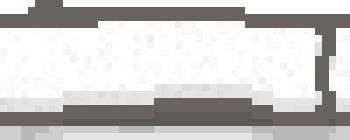
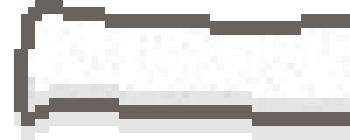
Layers edited between the first and the second 350 × 140 image:
hid "Right" (1st of 3) over [0, 7, 336, 140]
hid "Middle" (1st of 4) over [0, 14, 350, 140]
